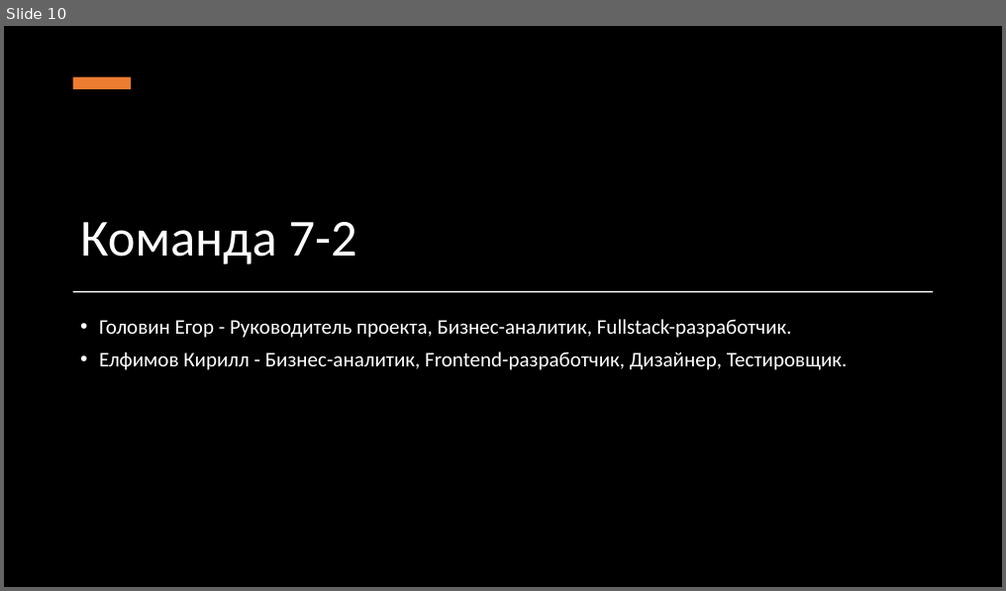
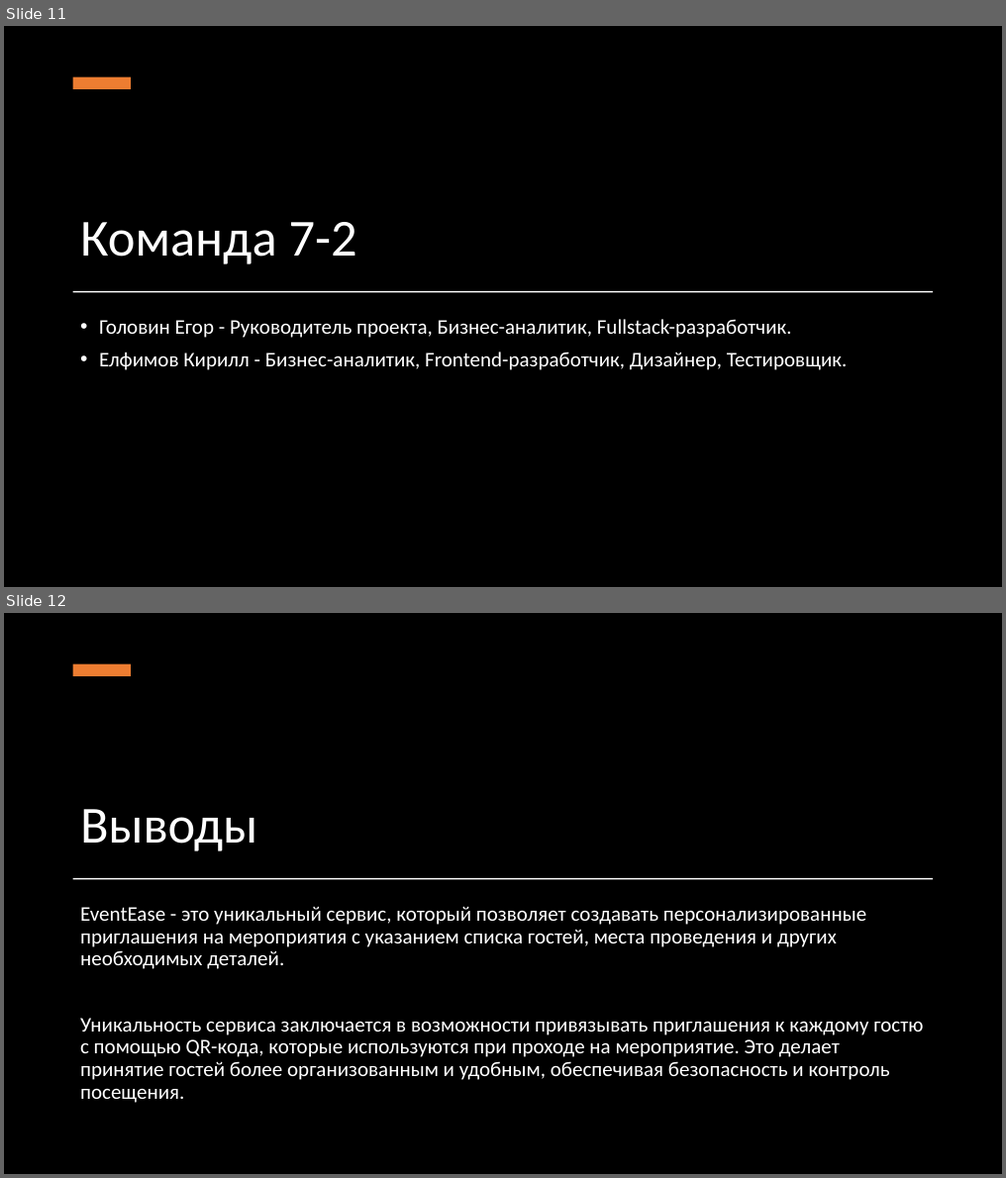
Before and after one commit to vYw7w7q7v/project7-2, a slide deck: Документация/Презентация проекта.pptx. Shown one above the other, each under a label of ours: slide 10 before the commit, slides 11 and 12 after it. The pictures are 1006x591 and 1006x1178 pixels, drawn with LibreOffice and Linux fonts; fonts in the diff are those of the drawing; background and template pictures are left out; a plain dark background stands for a picture behind light text. Boxes give left, top, right and bottom in pixels: in the first picture for what was removed or moved away, otherwise in the second. Text is boxed around its words. In the diff, an @@ line names an element or a change of style, - is before the commit and + after.

```diff
--- a/Документация/Презентация проекта.pptx
+++ b/Документация/Презентация проекта.pptx
@@ slide 12 added at (4, 613, 1002, 1174), background picture (left out) @@
@@ rectangle added at (4, 613, 1002, 1174), fill #000000 @@
@@ rectangle added at (73, 664, 131, 676), fill #ED7D31 @@
@@ title added at (80, 809, 257, 852), 50 pt, text #FFFFFF @@
+Выводы
@@ rectangle added at (73, 878, 933, 879), fill #FFFFFF @@
@@ text added at (80, 906, 923, 1103), 20 pt, text #FFFFFF @@
+EventEase - это уникальный сервис, который позволяет создавать персонализированные приглашения на мероприятия с указанием списка гостей, места проведения и других необходимых деталей.
+Уникальность сервиса заключается в возможности привязывать приглашения к каждому гостю с помощью QR-кода, которые используются при проходе на мероприятие. Это делает принятие гостей более организованным и удобным, обеспечивая безопасность и контроль посещения.
@@ what was slide 10 is now slide 11 @@
```
Also in this commit, not shown: 6 slides changed, 2 other slides added, 1 slide removed, 5 other files.
